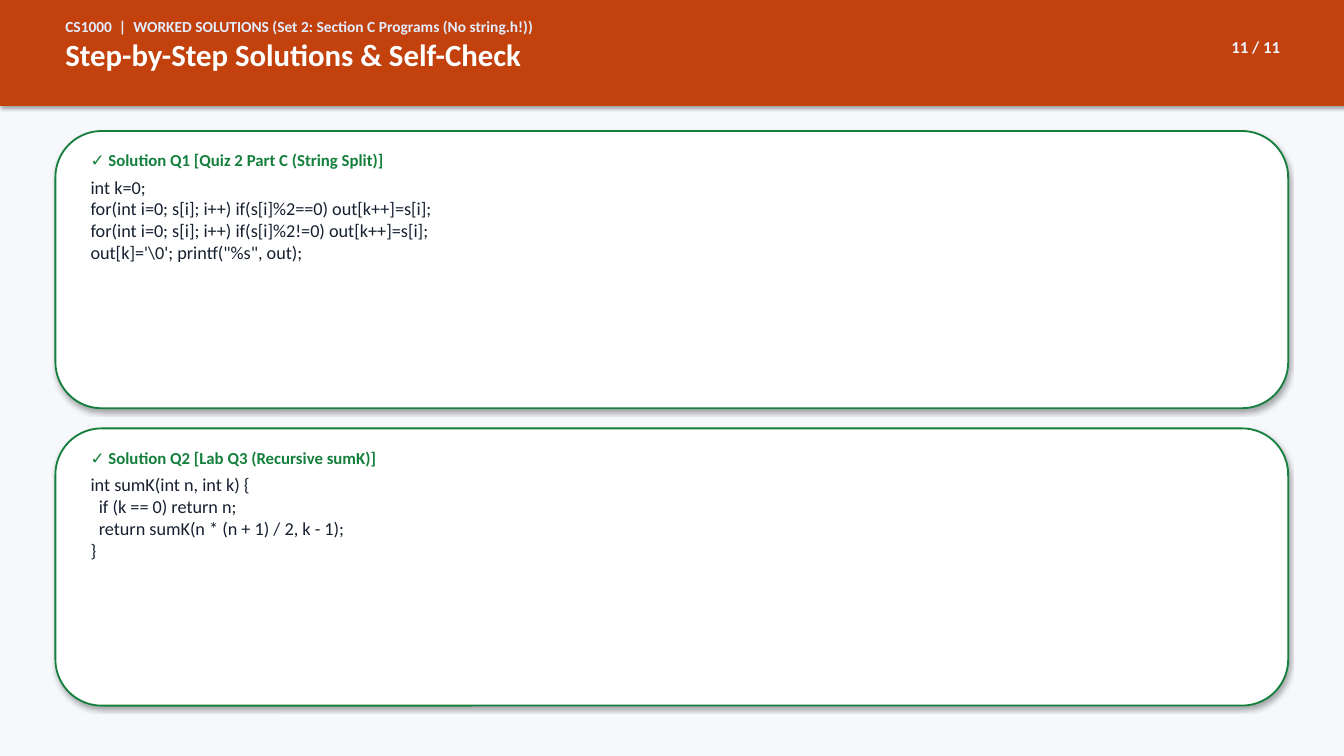
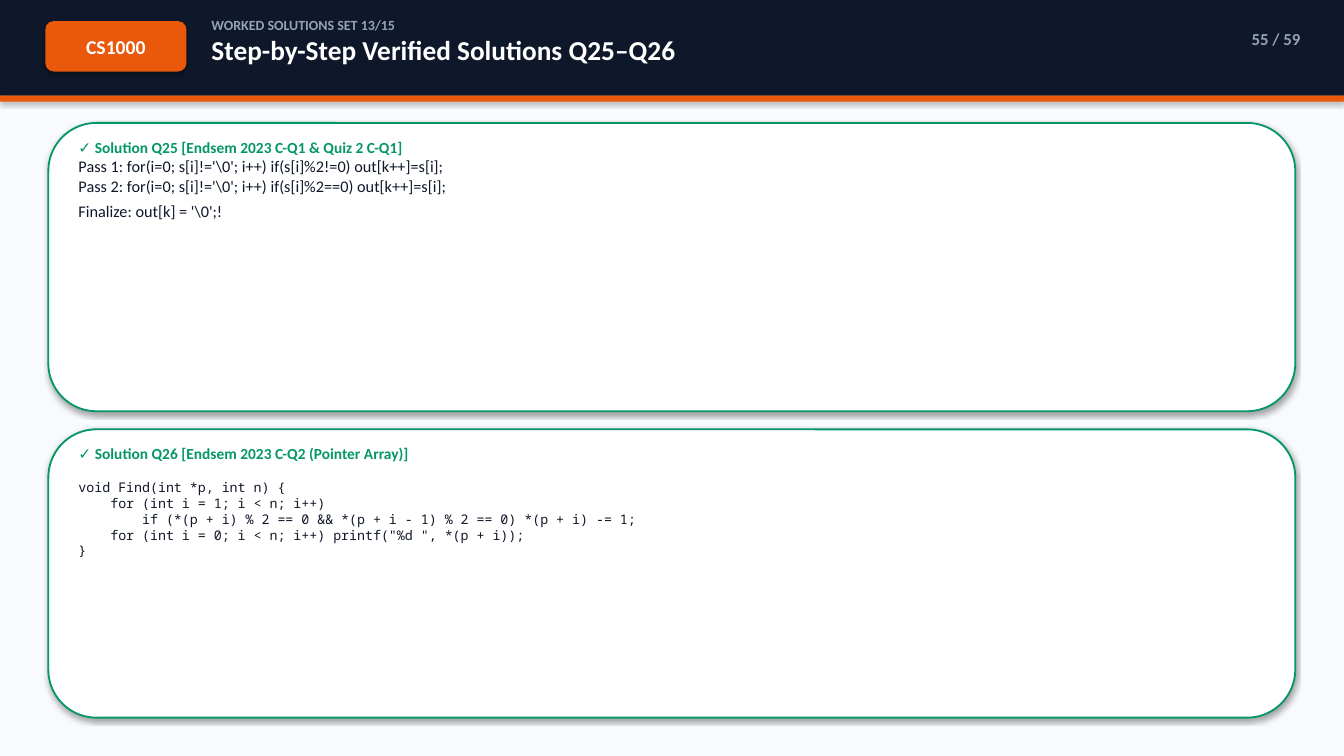
Before and after one commit to Sachitt-AV-08/iiitdm-sem1-study-hub, a slide deck: slide 55 of decks/CS1000_C_Programming_Exam_Deck.pptx (slide 11 before the commit). Drawn at 1344x756 pixels with LibreOffice and Linux fonts; fonts in the diff are those of the drawing. Boxes give left, top, right and bottom in pixels: in the first picture for what was removed or moved away, otherwise in the second. Text is boxed around its words. In the diff, an @@ line names an element or a change of style, - is before the commit and + after.

```diff
--- a/decks/CS1000_C_Programming_Exam_Deck.pptx
+++ b/decks/CS1000_C_Programming_Exam_Deck.pptx
@@ rectangle at (0,0,1344,756): fill #F6F8FC to #F8FAFC @@
@@ rectangle: place and size @@
-rectangle at (0,0,1344,106)
+rectangle at (0,0,1344,96)
@@ rectangle at (0,0,1344,96): fill #C2410C to #0F172A @@
@@ rounded rectangle added at (45,21,187,72), fill #EA580C, 14 pt, text #FFFFFF, bold @@
+CS1000
@@ text at (211,20,676,65): text changed; size 11 to 19.5 pt; text colour #E2EEFF to #FFFFFF @@
-CS1000 | WORKED SOLUTIONS (Set 2: Section C Programs (No string.h!))
-Step-by-Step Solutions & Self-Check
+WORKED SOLUTIONS SET 13/15
+Step-by-Step Verified Solutions Q25–Q26
@@ text removed at (1231,42,1280,53) @@
-11 / 11
@@ text added at (1252,34,1300,45), 12 pt, text #94A3B8, bold @@
+55 / 59
@@ rectangle added at (0,96,1344,102), fill #EA580C @@
@@ rounded rectangle: place and size @@
-rounded rectangle at (55,131,1289,408)
+rounded rectangle at (48,123,1296,411)
@@ rounded rectangle at (48,123,1296,411): outline #15803D 1.3 pt to #059669 1.3 pt @@
@@ text at (78,141,446,220): text changed; size 13 to 11.6 pt; text colour #162030 to #0F172A @@
-✓ Solution Q1 [Quiz 2 Part C (String Split)]
-int k=0;
-for(int i=0; s[i]; i++) if(s[i]%2==0) out[k++]=s[i];
-for(int i=0; s[i]; i++) if(s[i]%2!=0) out[k++]=s[i];
-out[k]='\0'; printf("%s", out);
+✓ Solution Q25 [Endsem 2023 C-Q1 & Quiz 2 C-Q1]
+Pass 1: for(i=0; s[i]!='\0'; i++) if(s[i]%2!=0) out[k++]=s[i];
+Pass 2: for(i=0; s[i]!='\0'; i++) if(s[i]%2==0) out[k++]=s[i];
+Finalize: out[k] = '\0';!
@@ rounded rectangle at (48,430,1296,718): outline #15803D 1.3 pt to #059669 1.3 pt @@
@@ rounded rectangle: place and size @@
-rounded rectangle at (55,429,1289,706)
+rounded rectangle at (48,430,1296,718)
@@ text at (78,447,636,543): text changed; size 13 to 9.5 pt; font Calibri to Noto Sans Mono; text colour #162030 to #0F172A @@
-✓ Solution Q2 [Lab Q3 (Recursive sumK)]
-int sumK(int n, int k) {
-if (k == 0) return n;
-return sumK(n * (n + 1) / 2, k - 1);
-}
+✓ Solution Q26 [Endsem 2023 C-Q2 (Pointer Array)]
+void Find(int *p, int n) {
+for (int i = 1; i < n; i++)
+if (*(p + i) % 2 == 0 && *(p + i - 1) % 2 == 0) *(p + i) -= 1;
+for (int i = 0; i < n; i++) printf("%d ", *(p + i));
+}
```
Also in this commit, not shown: 58 slides added, 10 slides removed, 9 other files.
